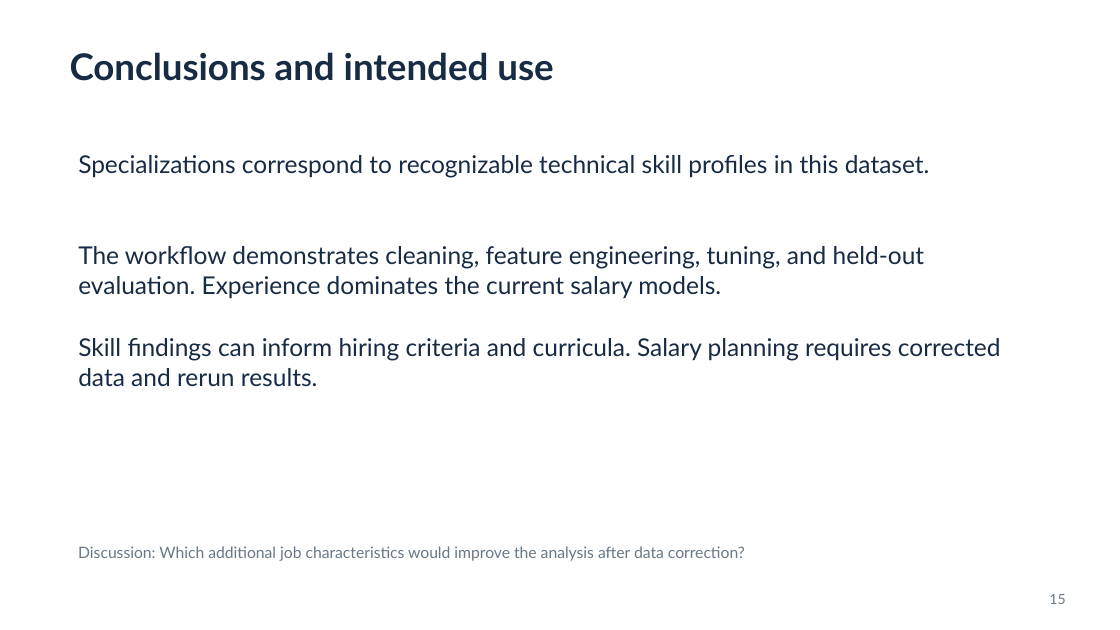
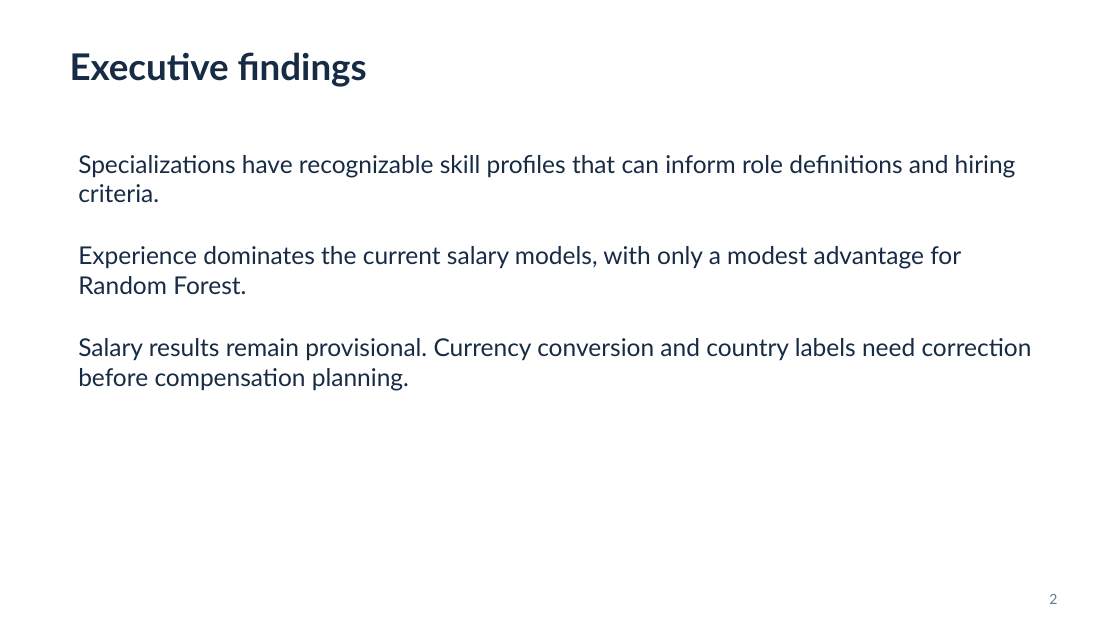
Before and after one commit to BruSalSprouts/ai-job-categories, a slide deck: slide 2 of reports/AI Jobs Project.pptx (slide 15 before the commit). Drawn at 1120x630 pixels with LibreOffice and Linux fonts; fonts in the diff are those of the drawing. Boxes give left, top, right and bottom in pixels: in the first picture for what was removed or moved away, otherwise in the second. Text is boxed around its words. In the diff, an @@ line names an element or a change of style, - is before the commit and + after.

```diff
--- a/reports/AI Jobs Project.pptx
+++ b/reports/AI Jobs Project.pptx
@@ text at [70,52,367,87]: text changed @@
-Conclusions and intended use
+Executive findings
@@ text at [78,155,1016,203]: text changed @@
-Specializations correspond to recognizable technical skill profiles in this dataset.
+Specializations have recognizable skill profiles that can inform role definitions and hiring criteria.
@@ text at [78,246,961,295]: text changed @@
-The workflow demonstrates cleaning, feature engineering, tuning, and held-out evaluation. Experience dominates the current salary models.
+Experience dominates the current salary models, with only a modest advantage for Random Forest.
@@ text at [78,338,1032,391]: text changed @@
-Skill findings can inform hiring criteria and curricula. Salary planning requires corrected data and rerun results.
+Salary results remain provisional. Currency conversion and country labels need correction before compensation planning.
@@ text removed at [78,546,745,561] @@
-Discussion: Which additional job characteristics would improve the analysis after data correction?
@@ text at [1049,594,1057,604]: text changed @@
-15
+2
```
Also in this commit, not shown: 4 other slides changed, 10 slides added, 10 slides removed, 1 other file.
